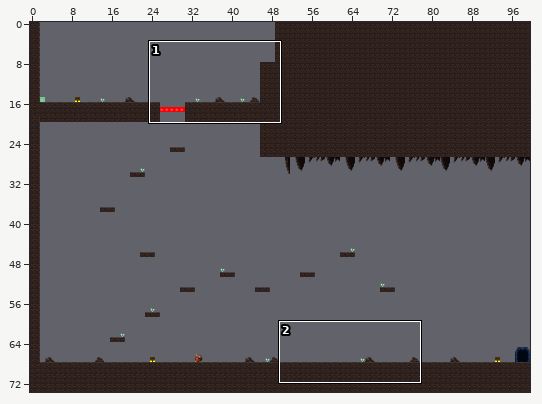
A Tiled map (JSON) gets an edit: source/src/assets/map/cave.json. The picture above shows the old version from afar; the outline marks the close-up.
Close-up. As it was:
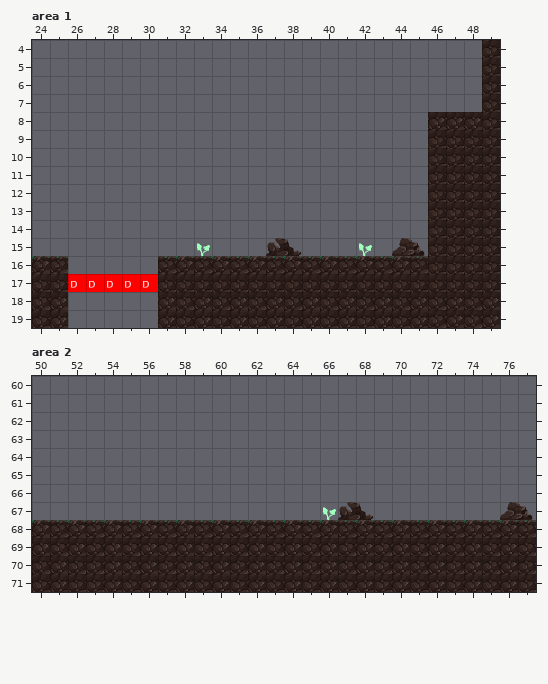
Cells are 32x32 px. Shown: area 1 x 24..49, y 4..19; area 2 x 50..77, y 60..71. The commit also changed other parts of the map, which this record leaves out.
Once edited:
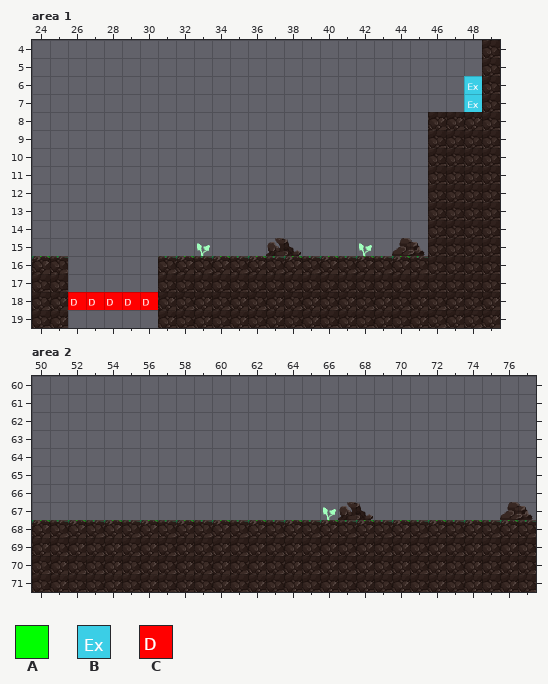
Key: from "cave2": A 417, B 418, C 419.
_ is an empty cell.
Tiles of an added or newly shown layer are drawn over the layers below it.
From old to new:
Layer "overlap", area 1:
y 17: x 26..30 CCCCC -> _____
y 18: x 26..30 _____ -> CCCCC
Layer "collision" (now shown), area 1:
y 6..7: x 48 _ -> B
y 16: x 24 _ -> A; x 32 _ -> A; x 34 _ -> A; x 36 _ -> A; x 38 _ -> A; x 40 _ -> A; x 42 _ -> A; x 44 _ -> A
Layer "collision" (now shown), area 2:
y 68: x 50 _ -> A; x 52 _ -> A; x 54 _ -> A; x 56 _ -> A; x 58 _ -> A; x 60 _ -> A; x 62 _ -> A; x 64 _ -> A; x 66 _ -> A; x 68 _ -> A; x 70 _ -> A; x 72 _ -> A; x 74 _ -> A; x 76 _ -> A
